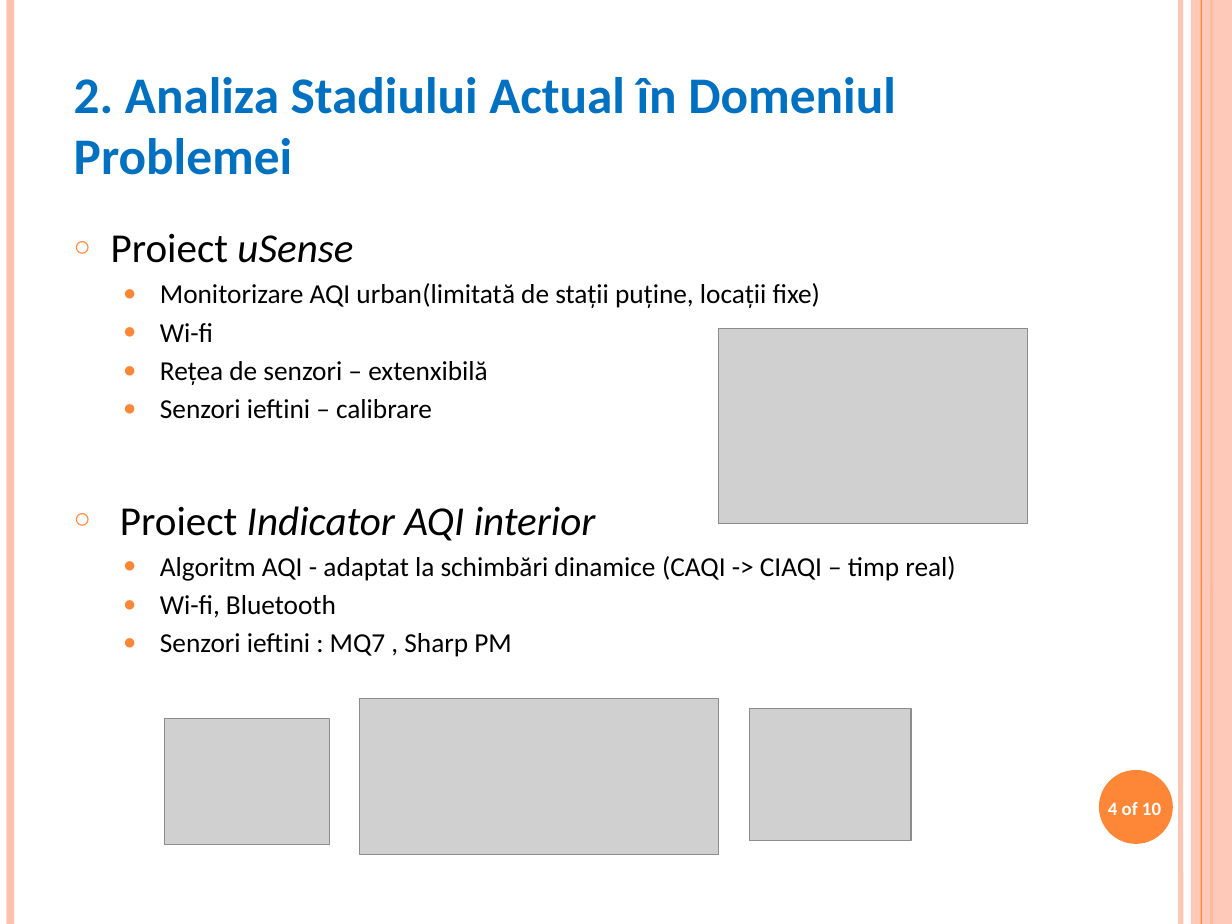
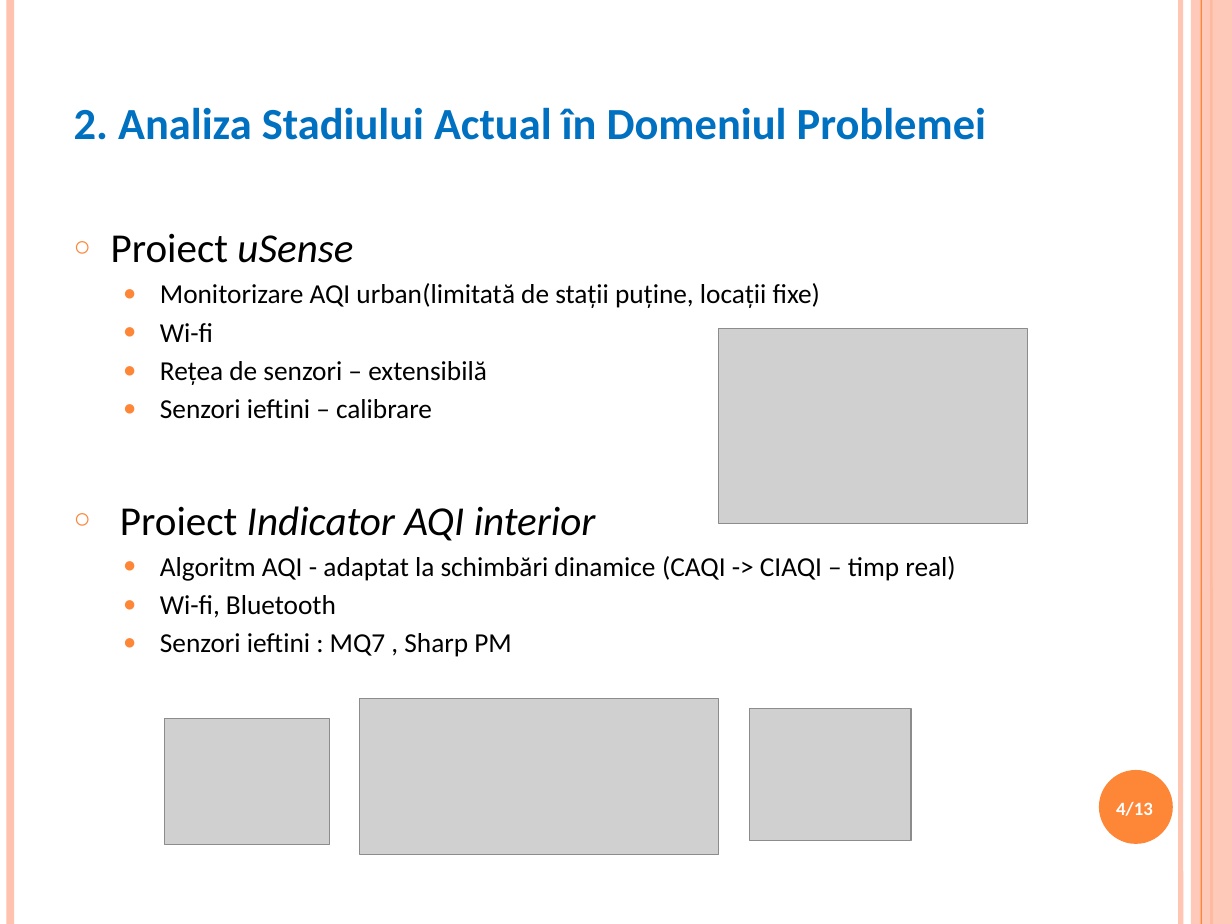
Before and after one commit to paultarce/workDizApp, a slide deck: slide 4 of Documentatie/TarcePaul_PrezentareLucrareDeDisertatie.pptx. Drawn at 1232x924 pixels with LibreOffice and Linux fonts; fonts in the diff are those of the drawing; grey boxes stand for pictures; background and template pictures are left out. Boxes give left, top, right and bottom in pixels: in the first picture for what was removed or moved away, otherwise in the second. Text is boxed around its words. In the diff, an @@ line names an element or a change of style, - is before the commit and + after.

```diff
--- a/Documentatie/TarcePaul_PrezentareLucrareDeDisertatie.pptx
+++ b/Documentatie/TarcePaul_PrezentareLucrareDeDisertatie.pptx
@@ title "2. Analiza Stadiului Actual în ..." at (74,107,986,140): size 30 to 26 pt @@
@@ text at (160,361,487,385): text changed @@
-  ● Rețea de senzori – extenxibilă
+  ● Rețea de senzori – extensibilă
@@ page number at (1116,802,1153,816): text changed @@
-4 of 10
+4/13
```
Also in this commit, not shown: 11 other slides changed, 1 other file.
